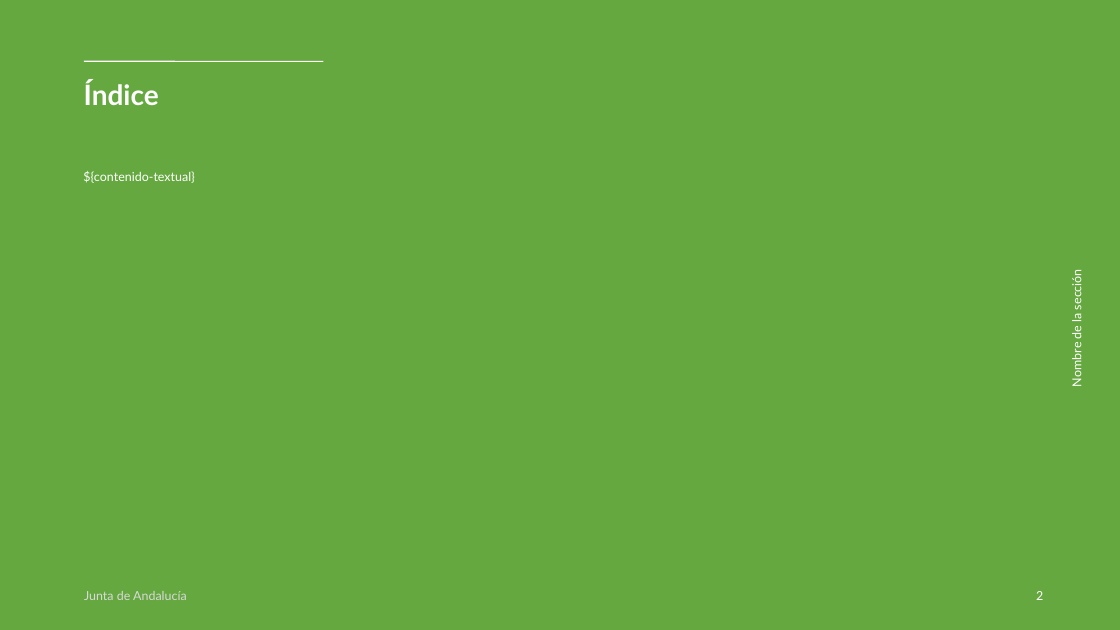
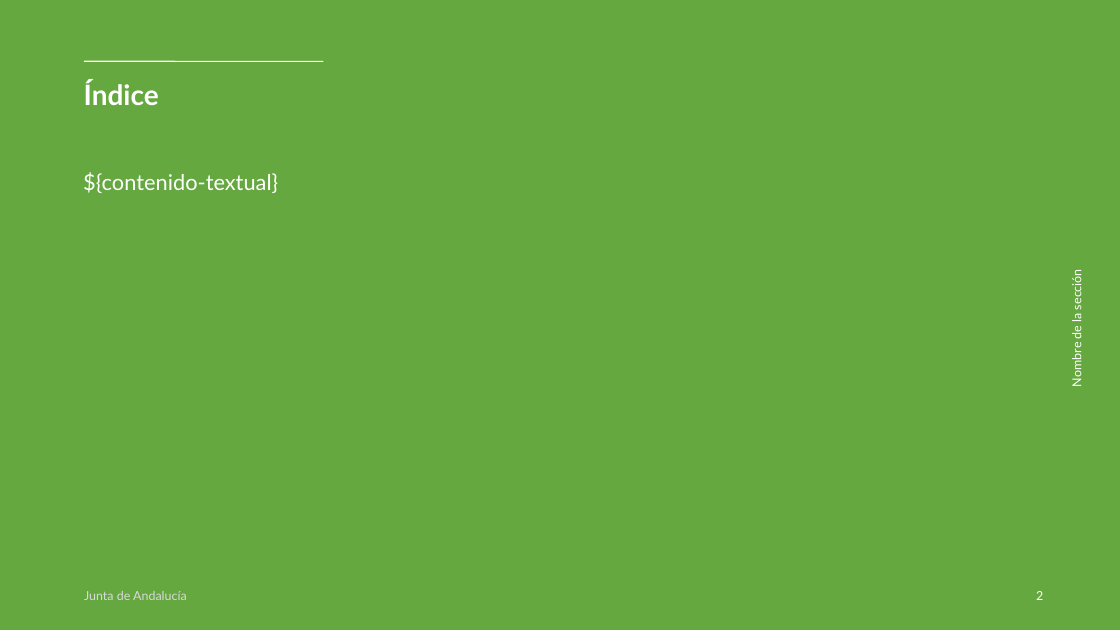
Before and after one commit to santigupro/curso-inap-iaprog-ejercicio-2-python, a slide deck: slide 2 of input/template.odp. Drawn at 1120x630 pixels with LibreOffice and Linux fonts; fonts in the diff are those of the drawing. Boxes give left, top, right and bottom in pixels: in the first picture for what was removed or moved away, otherwise in the second. Text is boxed around its words. In the diff, an @@ line names an element or a change of style, - is before the commit and + after.

```diff
--- a/input/template.odp
+++ b/input/template.odp
@@ text "${contenido-textual}" at <box>83,172,278,193</box>: size 8 to 14 pt @@
```
Also in this commit, not shown: 1 other slide changed, 3 other files.
